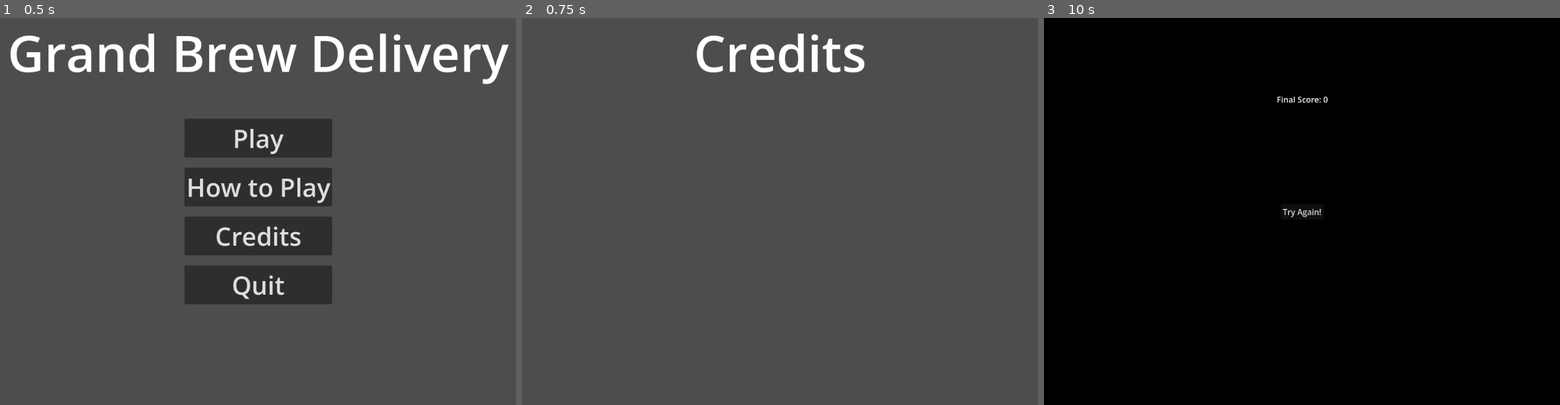
Above: before the commit, frames 1-3 (left to right).
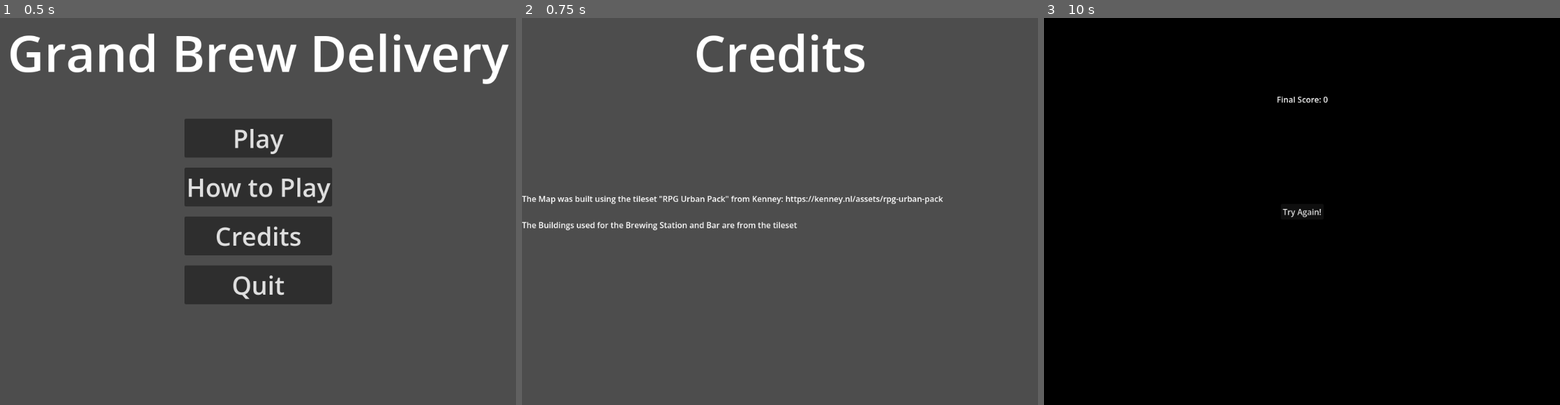
Above: after the commit, the same moments.

Repository: BastianTnd/grand-brew-delivery
Game: Godot game, scene res://Game/MainMenu/main_menu.tscn
The game is run twice, just before and just after one commit, with the same random seed, the same clock (stepped at 60 frames per second) and the same inputs.
Inputs:
- Up to frame 1 (0.5 s): no input
- Up to frame 2 (0.75 s): click "Credits" at 0.5 s
- Up to frame 3 (10 s): tap Enter at 1.25, 2.75, 4.25 s; hold Right (ui_right) 1.28-2.03 s; tap Space at 2, 3.5, 5 s; hold Down (ui_down) 2.03-2.78 s; hold Right (ui_right) 2.78-3.53 s; hold Up (ui_up) 3.53-4.28 s; hold Left (ui_left) 4.28-5.78 s; hold Down (ui_down) 5.78-6.53 s; hold Right (ui_right) 6.53-7.28 s; hold Up (ui_up) 7.28-8.03 s; hold Right (ui_right) 8.03-8.78 s; hold Down (ui_down) 8.78-9.53 s; hold Left (ui_left) from 9.53 s (still down)

Frame 1 is identical in both runs. In frame 2, 1.1% of the frame differs, in the area x 0-82%, y 46-55%; in frame 3, nothing differs.

Commit message:
small credit update

Diff:
--- a/godot_project/Game/CreditsMenu/credits.tscn
+++ b/godot_project/Game/CreditsMenu/credits.tscn
@@ -40,3 +40,6 @@
 
 [node name="Label" type="Label" parent="MarginContainerCredits/VBoxContainer" unique_id=297563329]
 layout_mode = 2
+text = "The Map was built using the tileset \"RPG Urban Pack\" from Kenney: https://kenney.nl/assets/rpg-urban-pack
+
+The Buildings used for the Brewing Station and Bar are from the tileset"
